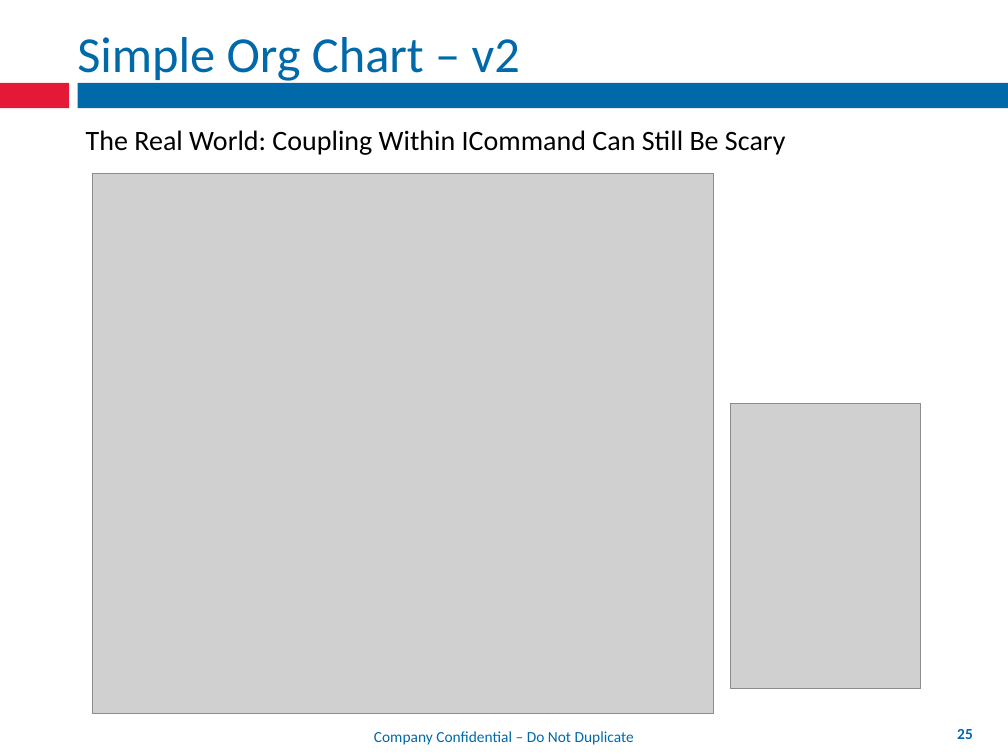
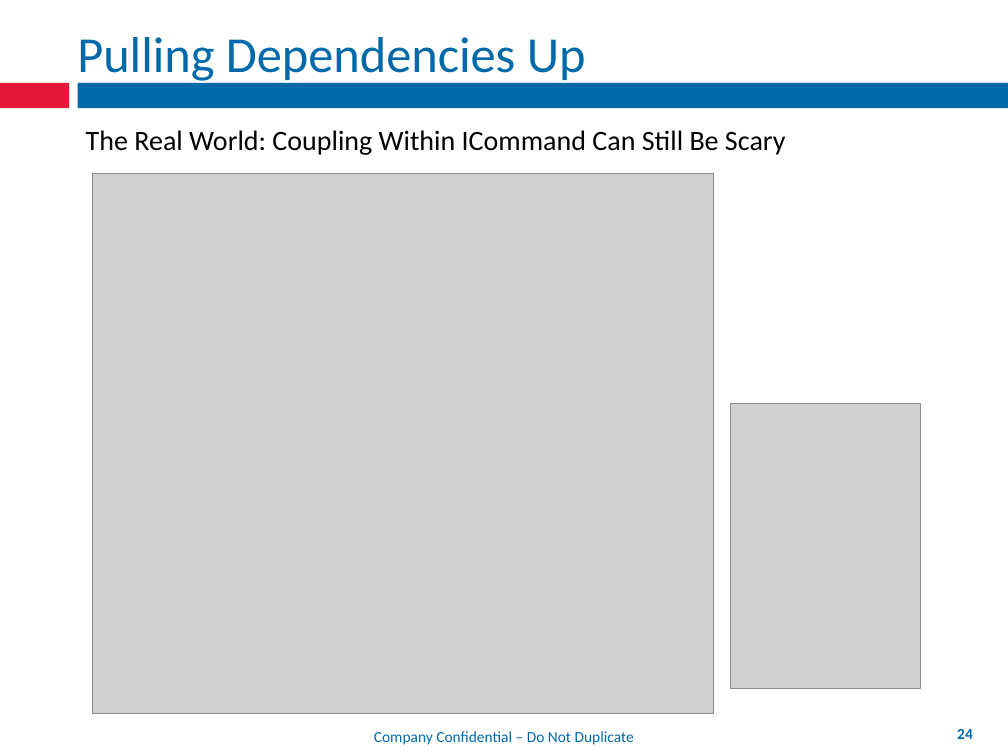
Before and after one commit to mxriverlynn/presentations-and-training, a slide deck: slide 24 of Decoupling Workflow With App Controler/Decoupling Workflow From Forms.pptx (slide 25 before the commit). Drawn at 1008x756 pixels with LibreOffice and Linux fonts; fonts in the diff are those of the drawing; grey boxes stand for pictures; background and template pictures are left out. Boxes give left, top, right and bottom in pixels: in the first picture for what was removed or moved away, otherwise in the second. Text is boxed around its words. In the diff, an @@ line names an element or a change of style, - is before the commit and + after.

```diff
--- a/Decoupling Workflow With App Controler/Decoupling Workflow From Forms.pptx
+++ b/Decoupling Workflow With App Controler/Decoupling Workflow From Forms.pptx
@@ title at (77,37,586,81): text changed @@
-Simple Org Chart – v2
+Pulling Dependencies Up
@@ page number at (957,729,973,739): text changed @@
-25
+24
```
Also in this commit, not shown: 4 other slides changed, 1 slide removed.
